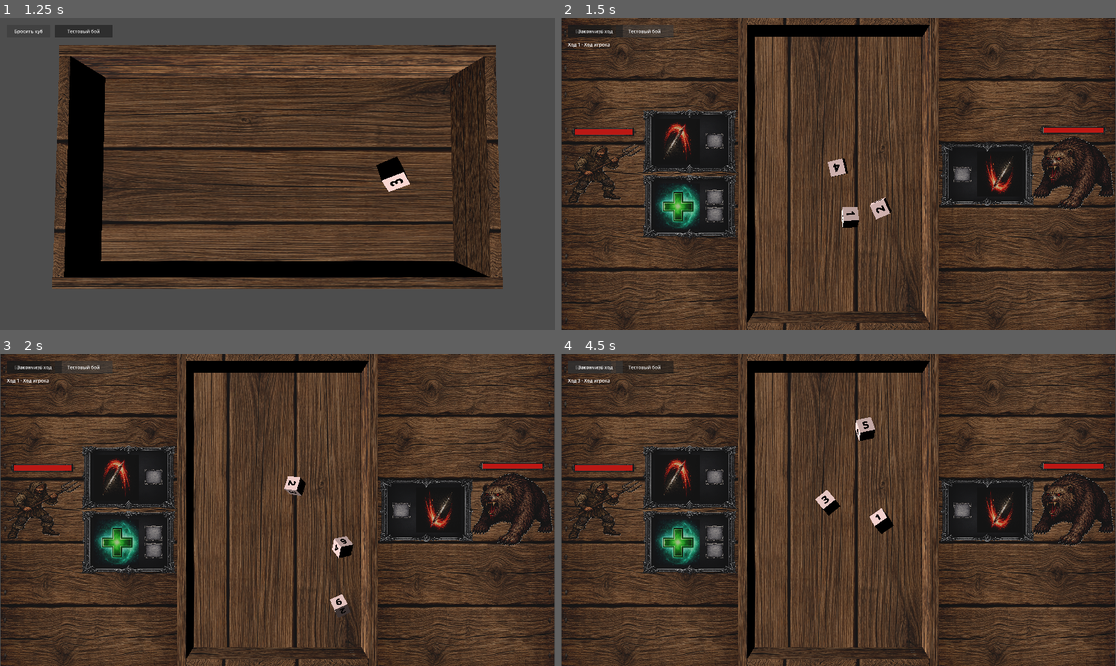
Above: before the commit, frames 1-4 (two rows, left to right).
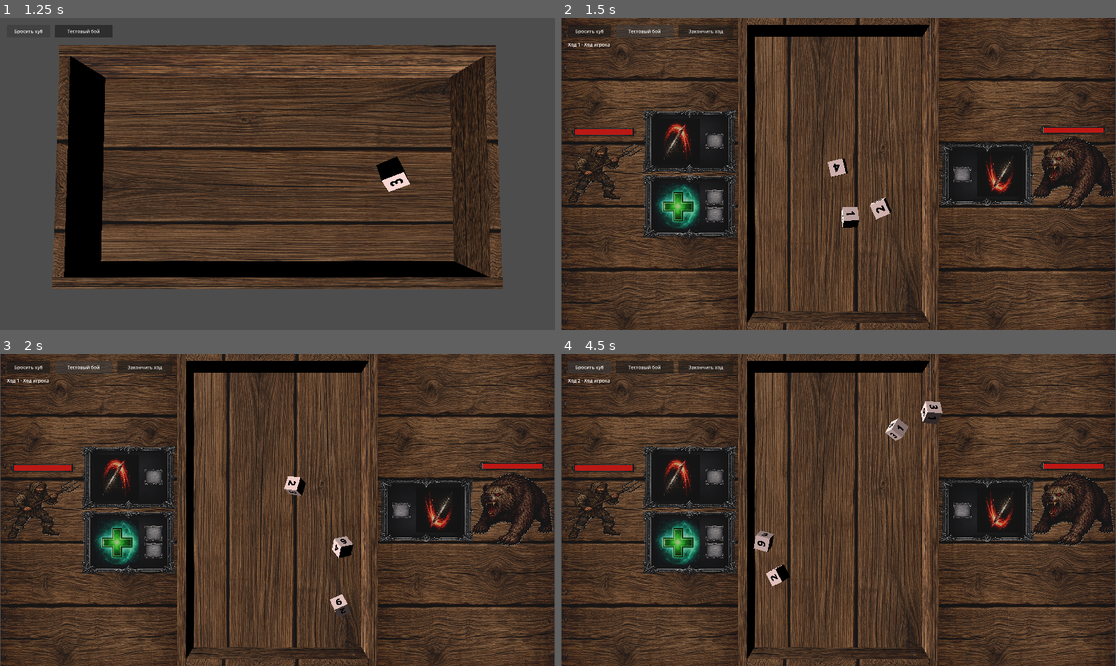
Above: after the commit, the same moments.

Repository: olegbogai-web/dicegame
Game: Godot game, scene res://scenes/board.tscn
The game is run twice, just before and just after one commit, with the same random seed, the same clock (stepped at 60 frames per second) and the same inputs.
Inputs:
- Up to frame 1 (1.25 s): click "Бросить куб" at 0.5 s
- Up to frame 2 (1.5 s): click "Тестовый бой" at 1.25 s
- Up to frame 3 (2 s): no input
- Up to frame 4 (4.5 s): click "Бросить куб" at 2 s; click "Тестовый бой" at 2.75 s; click "Закончить ход" at 3.5 s; click "Бросить куб" at 4.25 s

Frame 1 is identical in both runs. In frame 2, 0.4% of the frame differs, in the area x 2-32%, y 2-7%; in frame 3, 0.4%; in frame 4, 1.7%, in the area x 2-69%, y 2-75%.

Commit message:
Move end turn button beside test battle button

Diff:
--- a/scenes/battle_table.tscn
+++ b/scenes/battle_table.tscn
@@ -182,9 +182,9 @@
 [node name="UI" type="CanvasLayer" parent="." unique_id=151234001]
 
 [node name="EndTurnButton" type="Button" parent="UI" unique_id=151234002]
-offset_left = 24.0
+offset_left = 406.0
 offset_top = 24.0
-offset_right = 214.0
+offset_right = 596.0
 offset_bottom = 68.0
 text = "Закончить ход"
 
